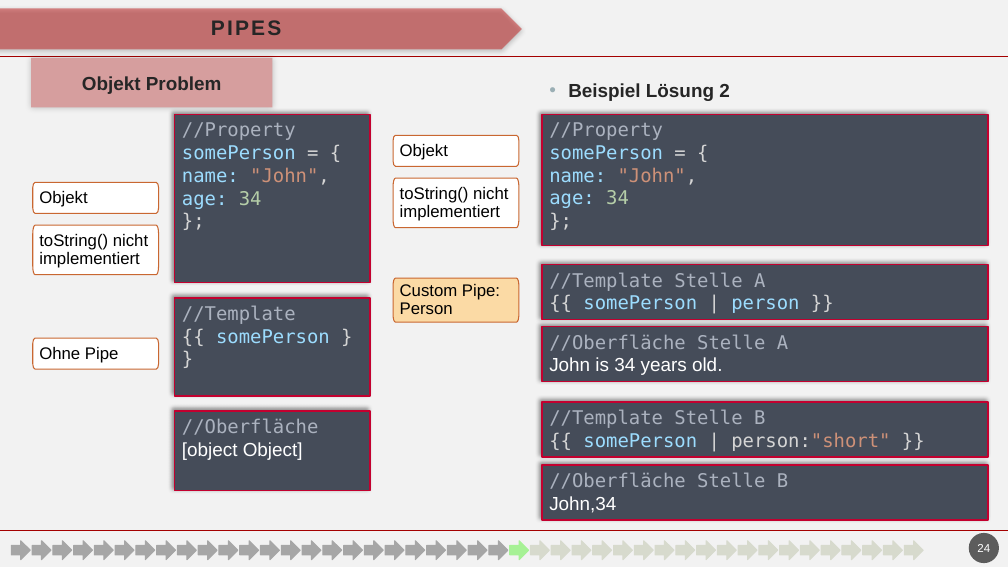
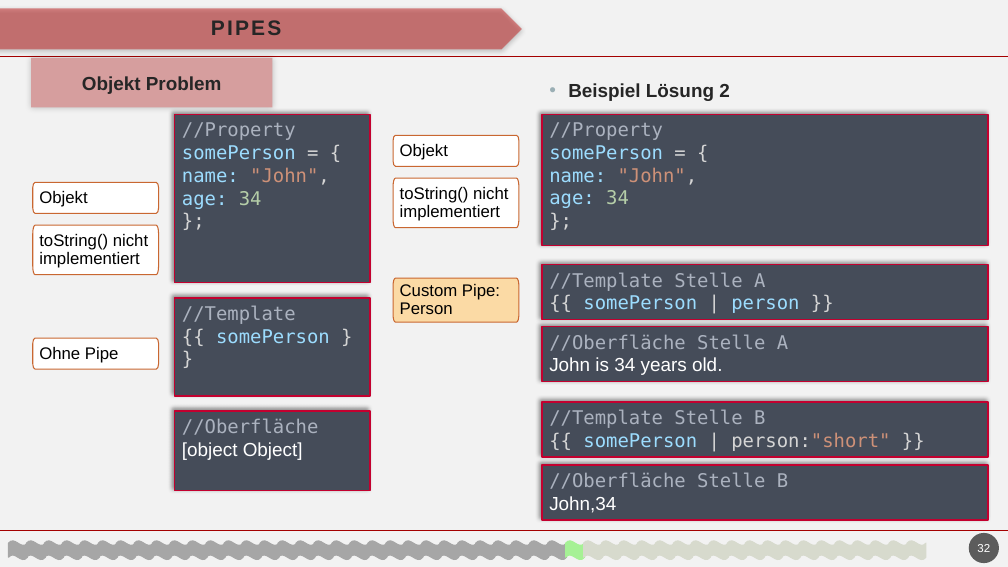
Before and after one commit to havrazO/Angular-Vortrag, a slide deck: slide 32 of vortrag/präsentation/entwurf/V1.2/angular.pptm (slide 24 before the commit). Drawn at 1008x567 pixels with LibreOffice and Linux fonts; fonts in the diff are those of the drawing; background and template pictures are left out. Boxes give left, top, right and bottom in pixels: in the first picture for what was removed or moved away, otherwise in the second. Text is boxed around its words. In the diff, an @@ line names an element or a change of style, - is before the commit and + after.

```diff
--- a/vortrag/präsentation/entwurf/V1.2/angular.pptm
+++ b/vortrag/präsentation/entwurf/V1.2/angular.pptm
@@ 4 waves: place and size @@
-4 waves at <box>198,541,882,560</box>
+4 waves at <box>206,541,890,560</box>
@@ 9 waves: place and size @@
-9 waves at <box>73,541,903,560</box>
+9 waves at <box>80,541,908,560</box>
@@ right arrow removed at <box>510,541,529,560</box> @@
@@ right arrow removed at <box>531,541,550,560</box> @@
@@ right arrow removed at <box>551,541,570,560</box> @@
@@ 6 waves: place and size @@
-6 waves at <box>53,541,737,560</box>
+6 waves at <box>45,541,728,560</box>
@@ right arrow to wave in 41 elements at <box>656,541,675,560</box>, <box>260,541,279,560</box>, <box>386,541,405,560</box>, <box>116,541,135,560</box>, <box>781,541,800,560</box>, <box>799,541,818,560</box>, <box>135,541,154,560</box>, <box>242,541,261,560</box>, <box>404,541,423,560</box>, <box>674,541,693,560</box>, <box>278,541,297,560</box>, <box>637,541,656,560</box>, <box>907,541,926,560</box>, <box>8,541,27,560</box>, <box>817,541,836,560</box>, <box>98,541,117,560</box>, <box>368,541,387,560</box>, <box>152,541,171,560</box>, <box>422,541,441,560</box>, <box>494,541,513,560</box>, <box>692,541,711,560</box>, <box>764,541,783,560</box>, <box>26,541,45,560</box>, <box>225,541,243,560</box>, <box>619,541,638,560</box>, <box>889,541,908,560</box>, <box>296,541,315,560</box>, <box>80,541,99,560</box>, <box>350,541,369,560</box>, <box>836,541,854,560</box>, <box>170,541,189,560</box>, <box>440,541,459,560</box>, <box>476,541,495,560</box>, <box>746,541,765,560</box>, <box>709,541,728,560</box>, <box>871,541,890,560</box>, <box>45,541,64,560</box>, <box>206,541,225,560</box>, <box>314,541,333,560</box>, <box>584,541,603,560</box>, <box>602,541,621,560</box> @@
@@ wave: place and size @@
-wave at <box>572,541,591,560</box>
+wave at <box>602,541,621,560</box>
@@ 7 waves: place and size @@
-7 waves at <box>32,541,861,560</box>
+7 waves at <box>26,541,854,560</box>
@@ group added at <box>63,541,873,560</box>: 10 waves @@
@@ page number at <box>977,544,990,552</box>: text changed @@
-24
+32
```
Also in this commit, not shown: 42 other slides changed, 8 slides added, 10 other files.
